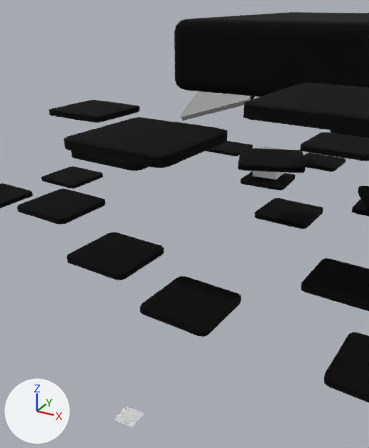
One commit to the glTF model Assets/World/LevelModules/BunnyHop.glb: the scene before it, then after it.
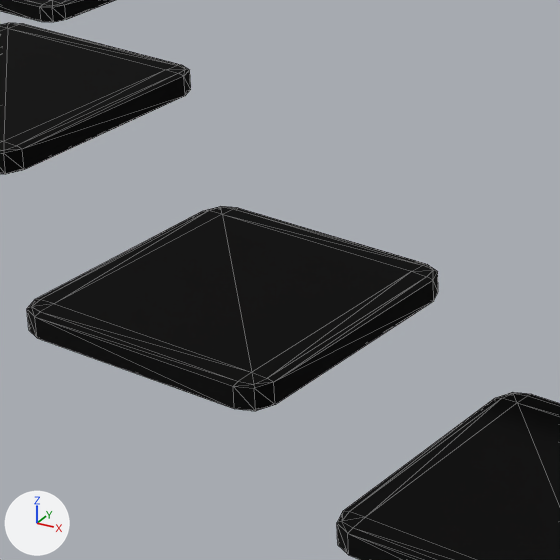
There are two pictures of each version: one from a 50 mm camera at (15.88, -21.18, 16.72) aimed at (2.52, 3.11, 4.57), one close up on the part from 16% to 52% of the width and 41% to 70% of the height. The lights are fixed; the arrows at lower left show +X, +Y and +Z. The close-ups show mesh edges as thin lines. Where no turn or scale is listed for an object, it has been applied to the vertices.
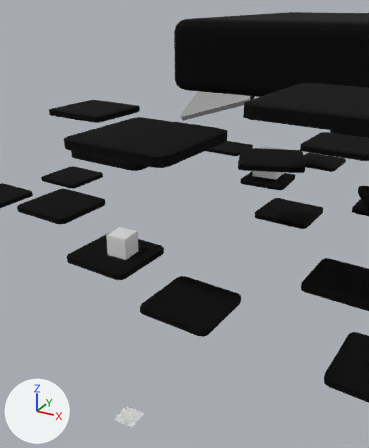
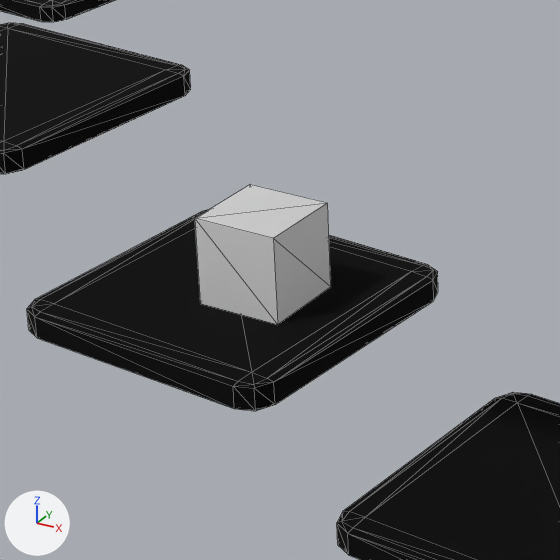
Commit message: Added flag

Where the change shows, as pixel boxes (x1, y1, x2, y2) in the close-ups (560 x 560 px):
'SO_FLAG_SPAWN_COMMON', added: after (195, 184, 331, 324)

Diff of the bpy script that builds the scene:
```diff
--- a/Assets/World/LevelModules/BunnyHop.glb.py
+++ b/Assets/World/LevelModules/BunnyHop.glb.py
@@ me_cube_018 @@
+me_cube_018.from_pydata(...)  # a box spanning x -0.656..0.656, y -0.656..0.656, z -0.656..0.656
@@ ob_so_flag_spawn_common @@
+ob_so_flag_spawn_common = bpy.data.objects.new('SO_FLAG_SPAWN_COMMON', me_cube_018)
+ob_so_flag_spawn_common.location = (-0.46, 0.95, 3.54)
```
